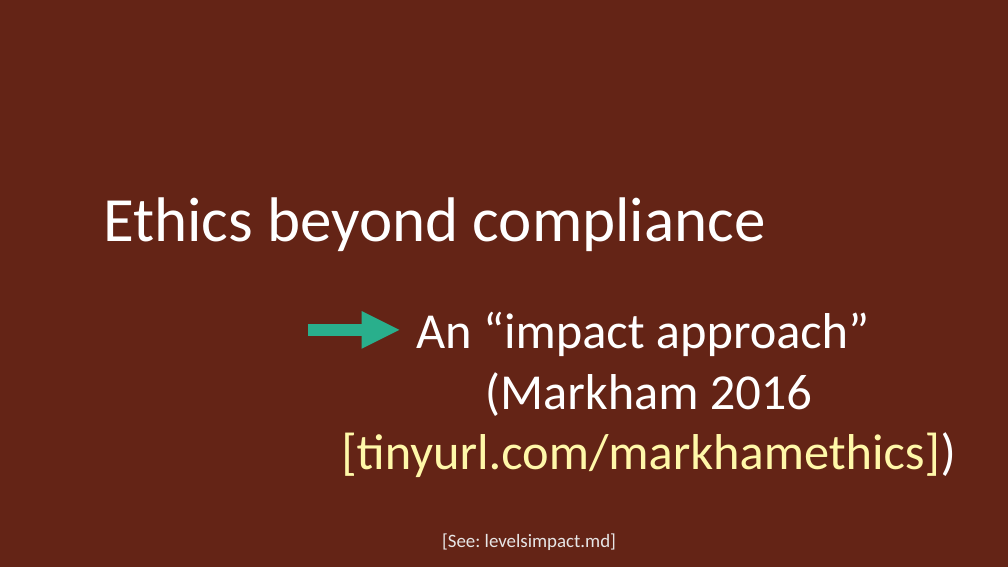
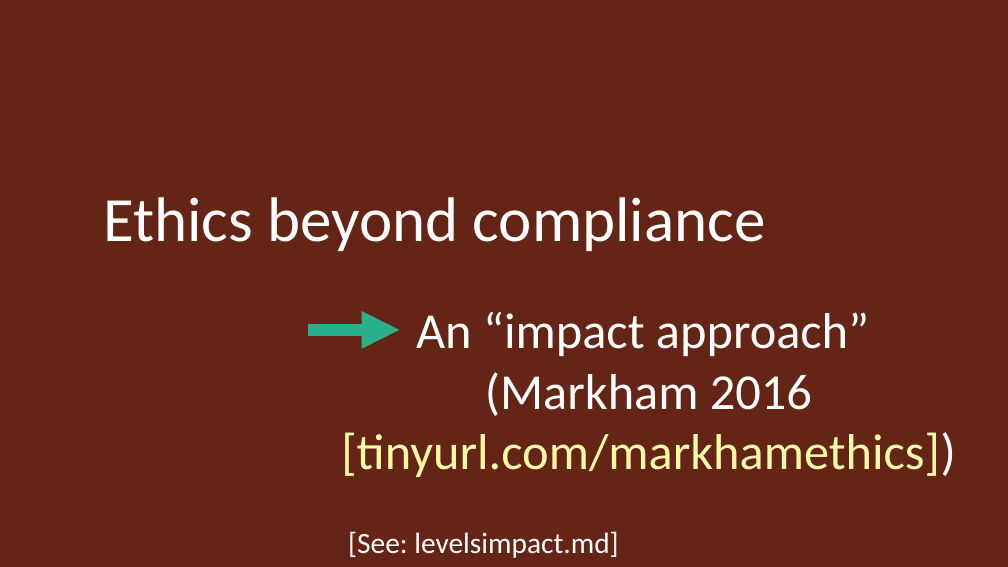
Before and after one commit to dhsouthbend/ethics, a slide deck: slide 14 of slides.pptx. Drawn at 1008x567 pixels with LibreOffice and Linux fonts; fonts in the diff are those of the drawing. Boxes give left, top, right and bottom in pixels: in the first picture for what was removed or moved away, otherwise in the second. Text is boxed around its words. In the diff, an @@ line names an element or a change of style, - is before the commit and + after.

Commit message:
changed .md references and other fonts' size and color for better visibility in slides

```diff
--- a/slides.pptx
+++ b/slides.pptx
@@ text "[See: levelsimpact.md]": place and size @@
-text "[See: levelsimpact.md]" at box(442, 533, 616, 550)
+text "[See: levelsimpact.md]" at box(348, 531, 618, 558)
@@ text "[See: levelsimpact.md]" at box(348, 531, 618, 558): size 18 to 28 pt, text colour #E7E6E6 to #FFFFFF @@
```
Also in this commit, not shown: 51 other slides changed, 1 other file.
